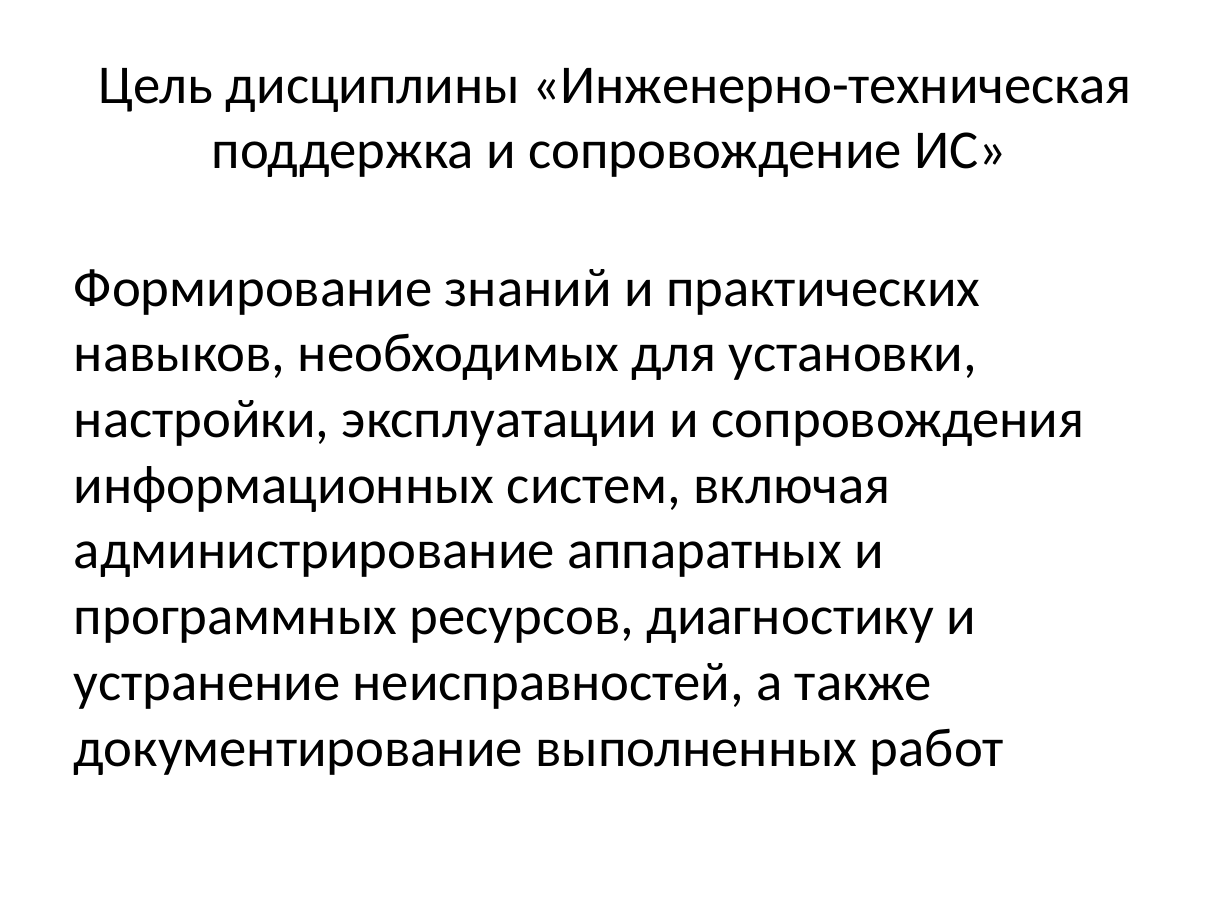
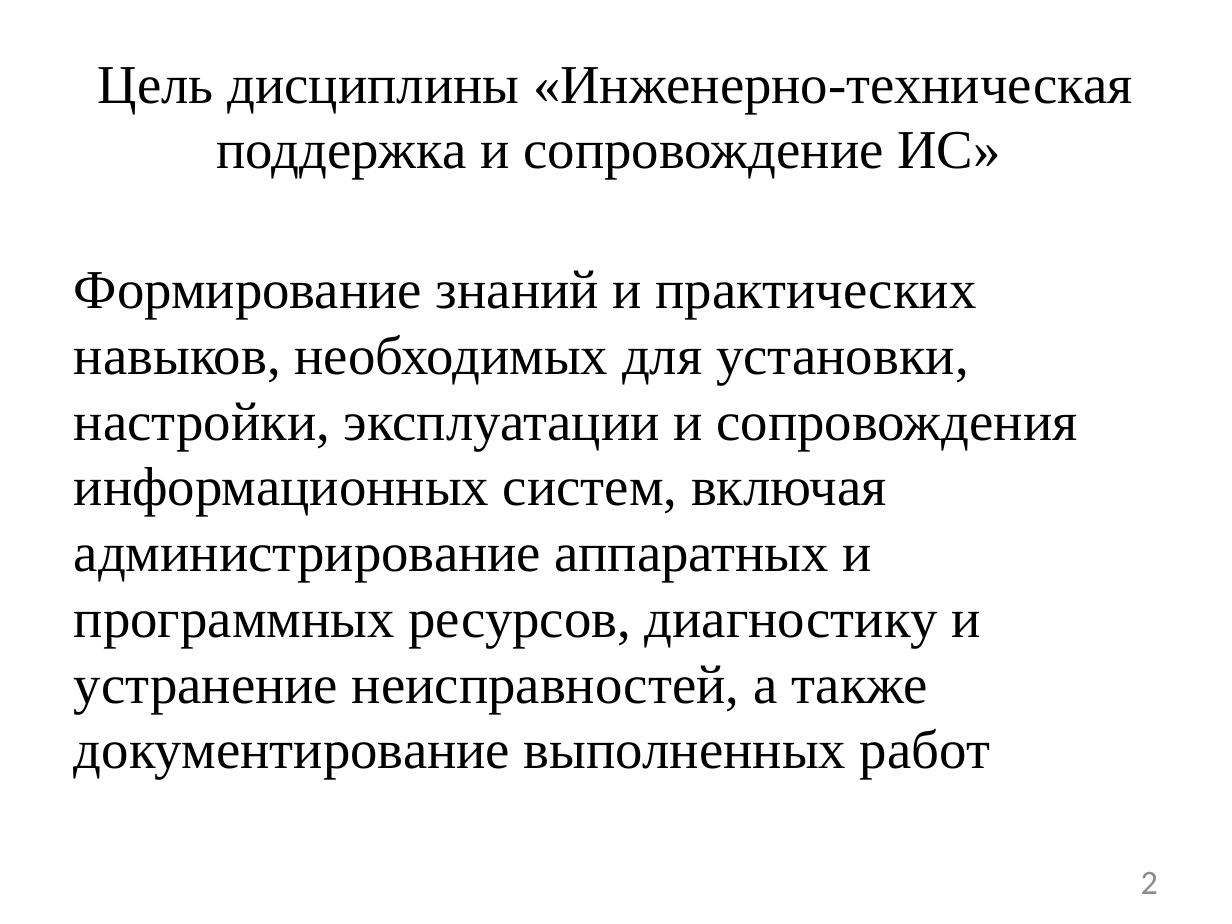
Before and after one commit to DaniilTropin11/IT-Support-Labs, a slide deck: slide 2 of lectures/Первая_лекция_GitHub_Classroom.pptx. Drawn at 1232x924 pixels with LibreOffice and Linux fonts; fonts in the diff are those of the drawing. Boxes give left, top, right and bottom in pixels: in the first picture for what was removed or moved away, otherwise in the second. Text is boxed around its words. In the diff, an @@ line names an element or a change of style, - is before the commit and + after.

Commit message:
Лабораторная работа №0
*Основы Git и командной работы

```diff
--- a/lectures/Первая_лекция_GitHub_Classroom.pptx
+++ b/lectures/Первая_лекция_GitHub_Classroom.pptx
@@ title "Цель дисциплины «Инженерно-техническая поддержка и ..." at box(98, 67, 1133, 179): font Calibri to Times New Roman @@
@@ text "Формирование знаний и практических навыков, ..." at box(74, 270, 1077, 779): font Calibri to Times New Roman @@
@@ page number added at box(1141, 872, 1158, 894), 20 pt, text #8C8C8C @@
+2
```
Also in this commit, not shown: 6 other slides changed, 5 slides added, 4 slides removed.
